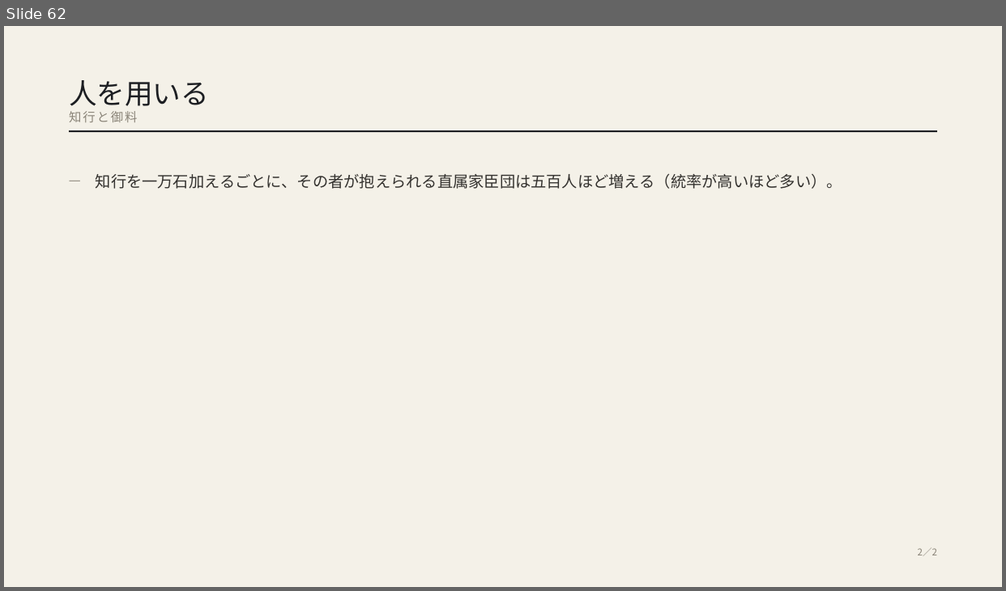
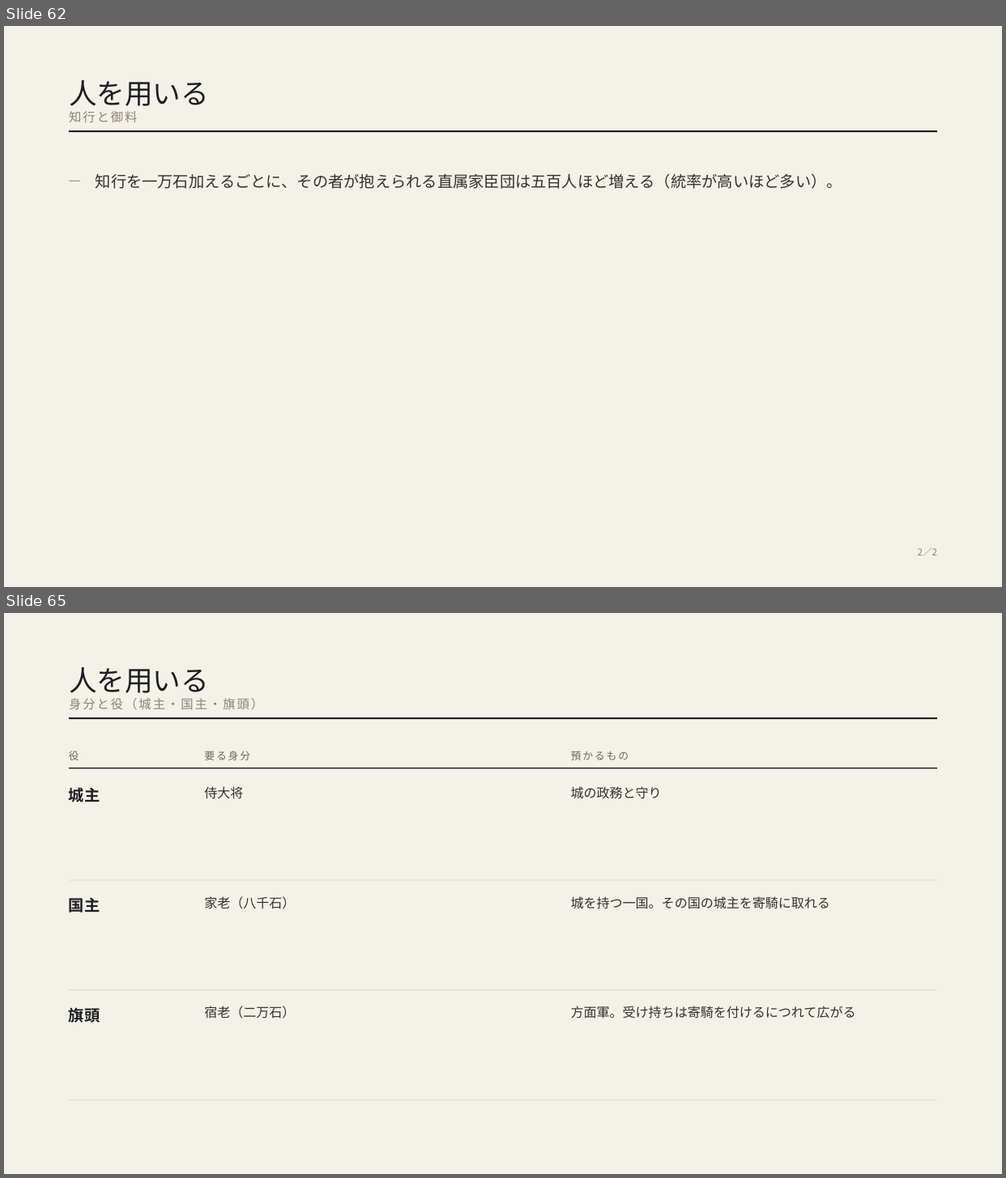
Before and after one commit to Jun19830408/SengokuProject, a slide deck: dist/センゴク盤_紹介資料.pptx. Shown one above the other, each under a label of ours: slide 62 before the commit, slides 62 and 65 after it; the slides between them are not shown. The pictures are 1006x591 and 1006x1178 pixels, drawn with LibreOffice and Linux fonts; fonts in the diff are those of the drawing. Boxes give left, top, right and bottom in pixels: in the first picture for what was removed or moved away, otherwise in the second. Text is boxed around its words. In the diff, an @@ line names an element or a change of style, - is before the commit and + after.

```diff
--- a/dist/センゴク盤_紹介資料.pptx
+++ b/dist/センゴク盤_紹介資料.pptx
@@ slide 65 added at bbox=[4, 613, 1002, 1174], background #F4F1E8 @@
@@ text added at bbox=[69, 667, 209, 693], 27 pt, text #1C1E22 @@
+人を用いる
@@ text added at bbox=[69, 698, 263, 709], 12 pt, text #8A8478 @@
+身分と役（城主・国主・旗頭）
@@ rectangle added at bbox=[69, 717, 938, 719], fill #1C1E22 @@
@@ text added at bbox=[69, 751, 79, 760], 10 pt, text #6E6A62 @@
+役
@@ text added at bbox=[204, 751, 250, 760], 10 pt, text #6E6A62 @@
+要る身分
@@ text added at bbox=[571, 752, 629, 760], 10 pt, text #6E6A62 @@
+預かるもの
@@ rectangle added at bbox=[69, 768, 938, 769], fill #1C1E22 @@
@@ text added at bbox=[69, 787, 100, 803], 15 pt, text #1C1E22, bold @@
+城主
@@ text added at bbox=[204, 786, 243, 799], 12.5 pt, text #33312E @@
+侍大将
@@ text added at bbox=[571, 786, 662, 799], 12.5 pt, text #33312E @@
+城の政務と守り
@@ rectangle added at bbox=[69, 880, 938, 881], fill #D8D2C4 @@
@@ text added at bbox=[69, 897, 100, 913], 15 pt, text #1C1E22, bold @@
+国主
@@ text added at bbox=[204, 897, 295, 909], 12.5 pt, text #33312E @@
+家老（八千石）
@@ text added at bbox=[571, 897, 830, 909], 12.5 pt, text #33312E @@
+城を持つ一国。その国の城主を寄騎に取れる
@@ rectangle added at bbox=[69, 990, 938, 991], fill #D8D2C4 @@
@@ text added at bbox=[69, 1008, 100, 1023], 15 pt, text #1C1E22, bold @@
+旗頭
@@ text added at bbox=[204, 1006, 295, 1019], 12.5 pt, text #33312E @@
+宿老（二万石）
@@ text added at bbox=[571, 1006, 856, 1019], 12.5 pt, text #33312E @@
+方面軍。受け持ちは寄騎を付けるにつれて広がる
@@ rectangle added at bbox=[69, 1101, 938, 1101], fill #D8D2C4 @@
```
Also in this commit, not shown: 5 slides changed, 11 other slides added, 12 other files.
